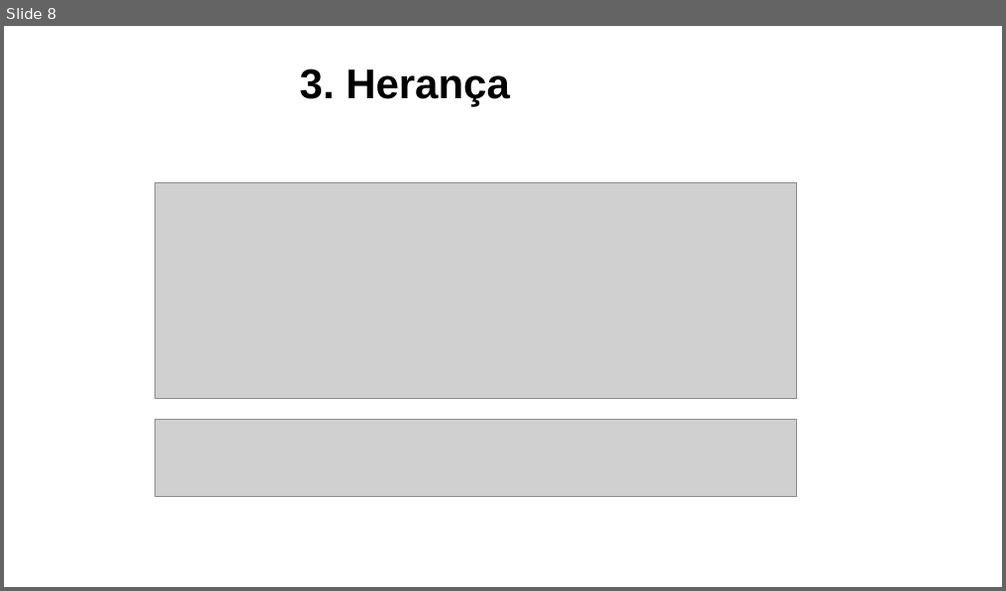
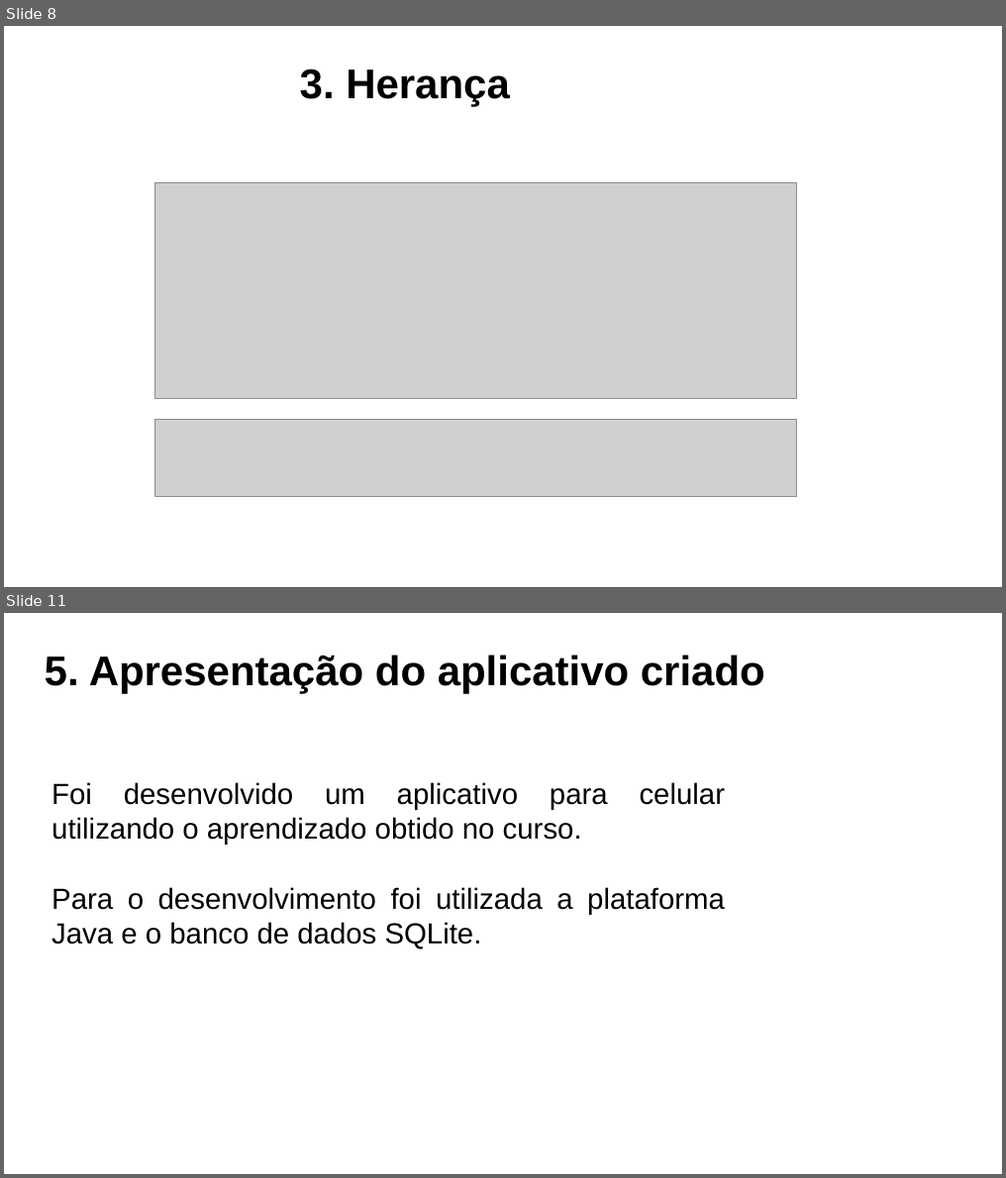
Before and after one commit to lucasdorador/Projetos, a slide deck: TDP/1o. Semestre 2018/Apresentação.pptx. Shown one above the other, each under a label of ours: slide 8 before the commit, slides 8 and 11 after it; the slides between them are not shown. The pictures are 1006x591 and 1006x1178 pixels, drawn with LibreOffice and Linux fonts; fonts in the diff are those of the drawing; grey boxes stand for pictures; background and template pictures are left out. Boxes give left, top, right and bottom in pixels: in the first picture for what was removed or moved away, otherwise in the second. Text is boxed around its words. In the diff, an @@ line names an element or a change of style, - is before the commit and + after.

```diff
--- a/TDP/1o. Semestre 2018/Apresentação.pptx
+++ b/TDP/1o. Semestre 2018/Apresentação.pptx
@@ slide 11 added at (4, 613, 1002, 1174), background picture (left out) @@
@@ text added at (45, 655, 765, 693), 40 pt, text #000000, bold @@
+5. Apresentação do aplicativo criado
@@ text added at (52, 782, 725, 950), 28 pt, text #000000 @@
+Foi desenvolvido um aplicativo para celular utilizando o aprendizado obtido no curso.
+Para o desenvolvimento foi utilizada a plataforma Java e o banco de dados SQLite.
```
Also in this commit, not shown: 4 slides changed, 10 other slides added, 3 slides removed, 3 other files.
